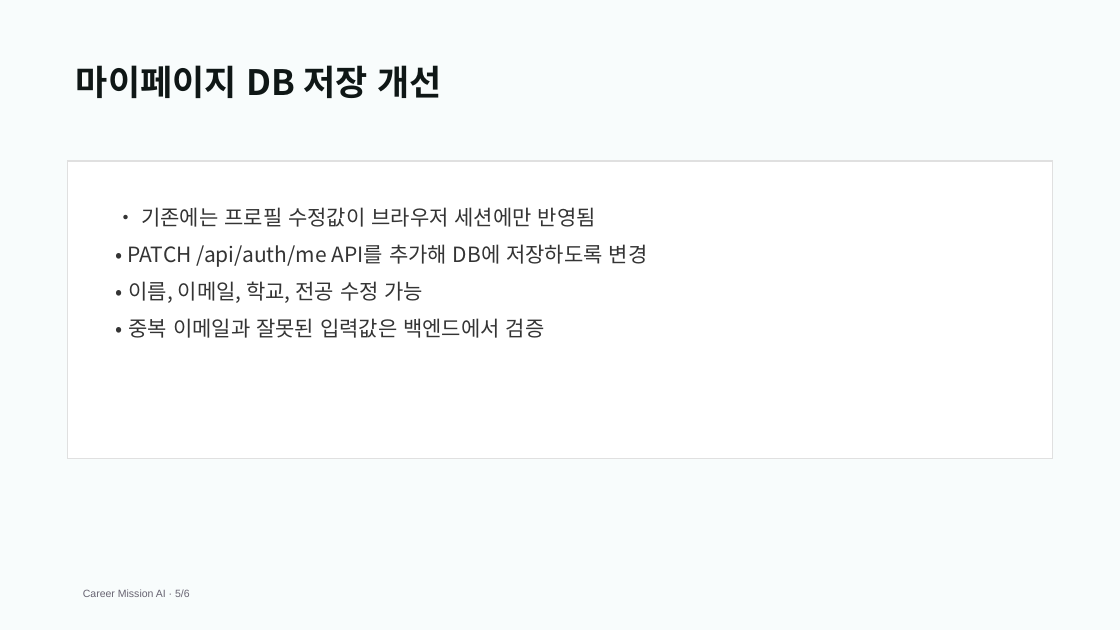
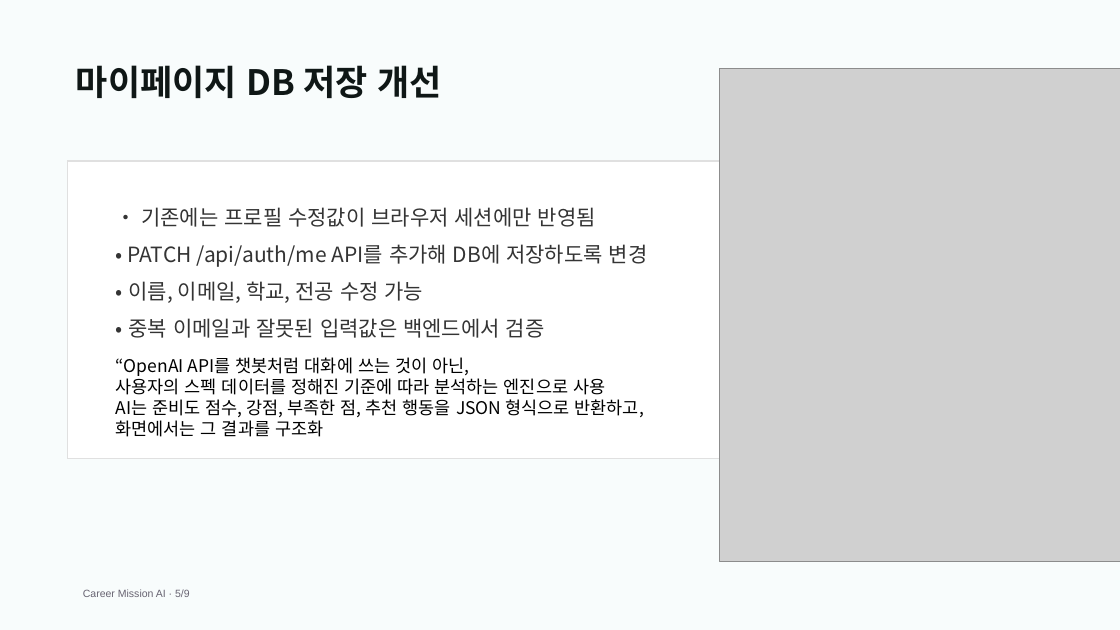
Before and after one commit to Mureung1/hub-showcase, a slide deck: slide 5 of AI_agent/docs/career-mission-demo.pptx. Drawn at 1120x630 pixels with LibreOffice and Linux fonts; fonts in the diff are those of the drawing; grey boxes stand for pictures. Boxes give left, top, right and bottom in pixels: in the first picture for what was removed or moved away, otherwise in the second. Text is boxed around its words. In the diff, an @@ line names an element or a change of style, - is before the commit and + after.

```diff
--- a/AI_agent/docs/career-mission-demo.pptx
+++ b/AI_agent/docs/career-mission-demo.pptx
@@ picture added at [720, 69, 1120, 562] @@
@@ text added at [116, 357, 644, 437], 15 pt, text #000000 @@
+“OpenAI API를 챗봇처럼 대화에 쓰는 것이 아닌,
+사용자의 스펙 데이터를 정해진 기준에 따라 분석하는 엔진으로 사용
+AI는 준비도 점수, 강점, 부족한 점, 추천 행동을 JSON 형식으로 반환하고,
+화면에서는 그 결과를 구조화
@@ text at [83, 589, 190, 597]: text changed @@
-Career Mission AI · 5/6
+Career Mission AI · 5/9
```
Also in this commit, not shown: 7 other slides changed, 1 slide added, 12 other files.
